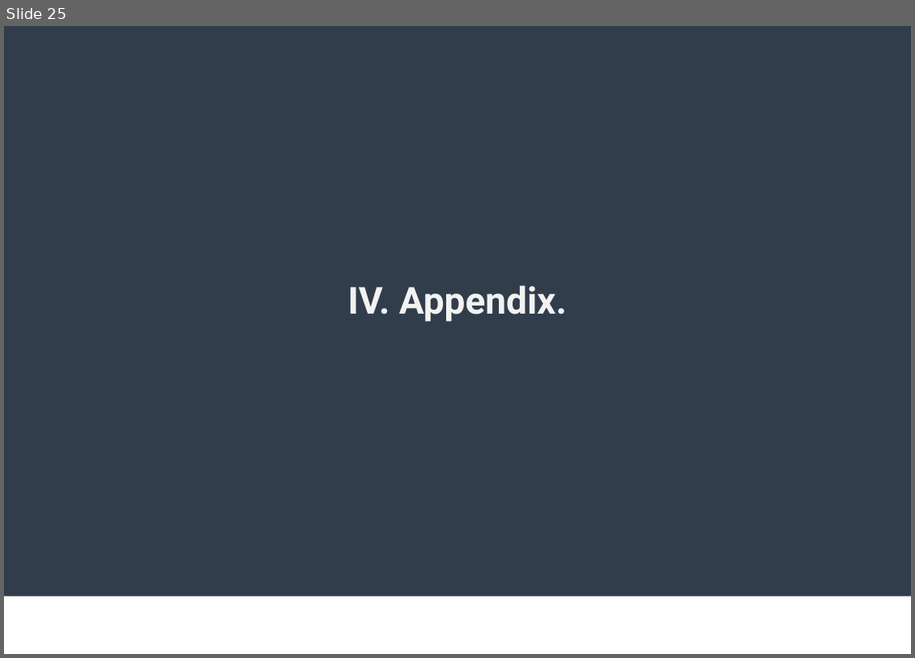
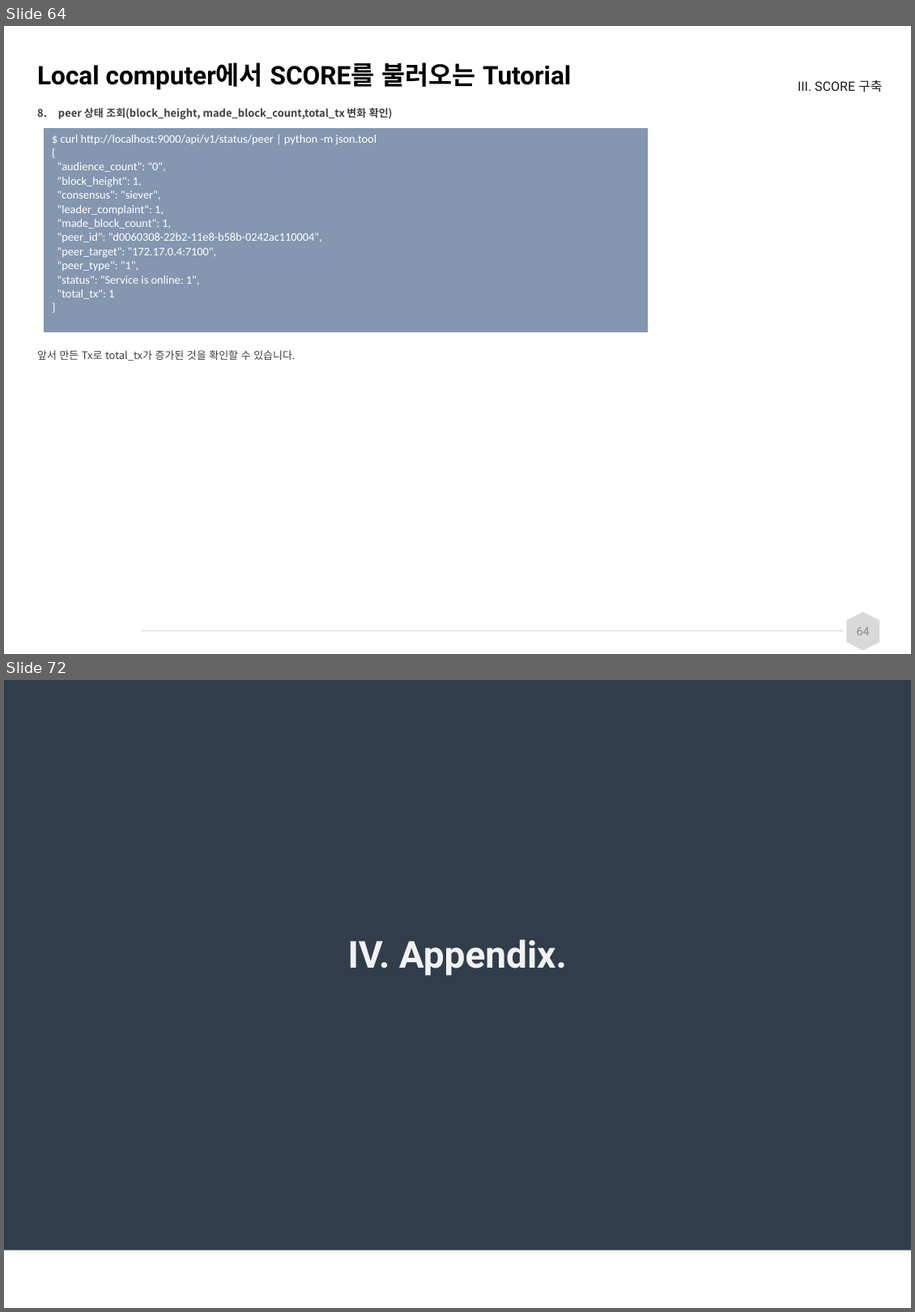
Before and after one commit to spritofwind/loopchain-docs, a slide deck: loopchain_교육_20180322_v0.1.pptx. Shown one above the other, each under a label of ours: slide 25 before the commit, slides 64 and 72 after it; the slides between them are not shown. The pictures are 915x658 and 915x1312 pixels, drawn with LibreOffice and Linux fonts; fonts in the diff are those of the drawing; background and template pictures are left out. Boxes give left, top, right and bottom in pixels: in the first picture for what was removed or moved away, otherwise in the second. Text is boxed around its words. In the diff, an @@ line names an element or a change of style, - is before the commit and + after.

```diff
--- a/loopchain_교육_20180322_v0.1.pptx
+++ b/loopchain_교육_20180322_v0.1.pptx
@@ slide 64 added at (4,26,911,654), background #FFFFFF @@
@@ title added at (37,62,571,90), 22 pt, text #000000, bold @@
+Local computer에서 SCORE를 불러오는 Tutorial
@@ text added at (798,79,882,92), 11.1 pt, text #1A1A1A @@
+III. SCORE 구축
@@ text added at (37,108,393,361), 9 pt, text #404040, bold @@
+8. peer 상태 조회(block_height, made_block_count,total_tx 변화 확인)
+앞서 만든 Tx로 total_tx가 증가된 것을 확인할 수 있습니다.
@@ table added at (44,127,648,331), 1 rows, 1 columns @@
+$ curl http://localhost:9000/api/v1/status/peer | python -m json.tool / { / "audience_count": "0", / "block_height": 1, / "consensus": "siever", / "leader_complaint": 1, / "made_block_count": 1, / "peer_id": "d0060308-22b2-11e8-b58b-0242ac110004", / "peer_target": "172.17.0.4:7100", / "peer_type": "1", / "status": "Service is online: 1", / "total_tx": 1 / }
@@ line added from (142, 632) to (843, 632), #D9D9D9 0.5 pt @@
@@ hexagon added at (846,612,880,651), fill #D9D9D9 @@
@@ page number added at (857,627,870,635), 10 pt, text #8C8C8C @@
+64
@@ what was slide 25 is now slide 72 @@
```
Also in this commit, not shown: 12 slides changed, 55 other slides added, 7 other files.
